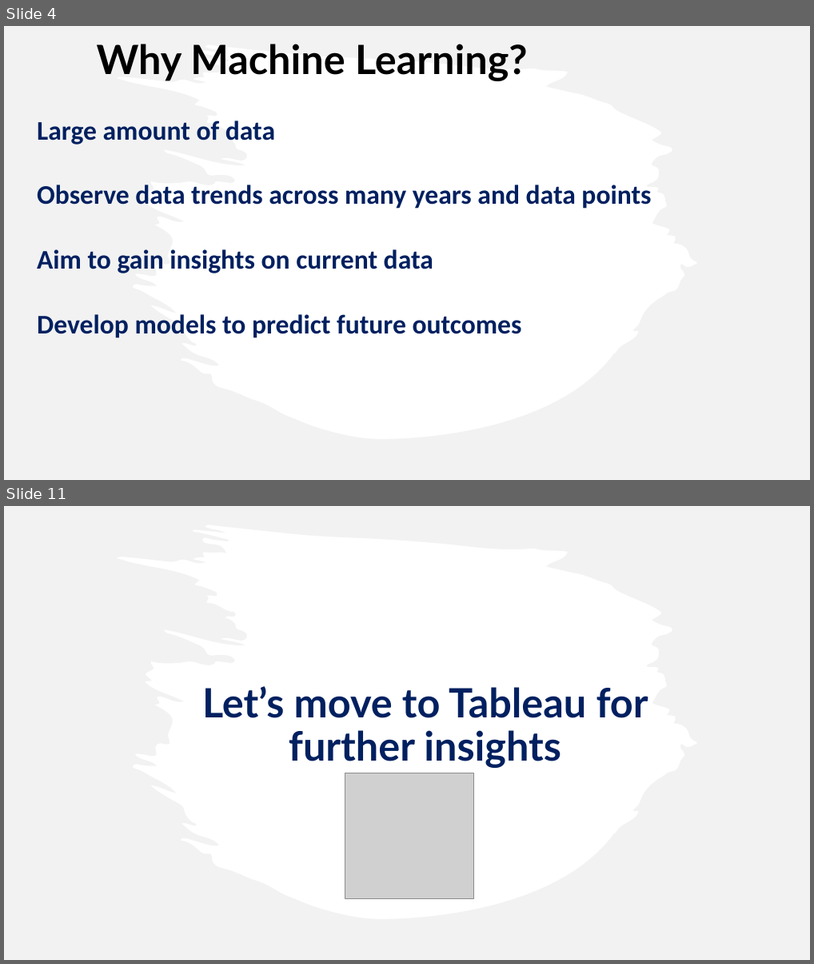
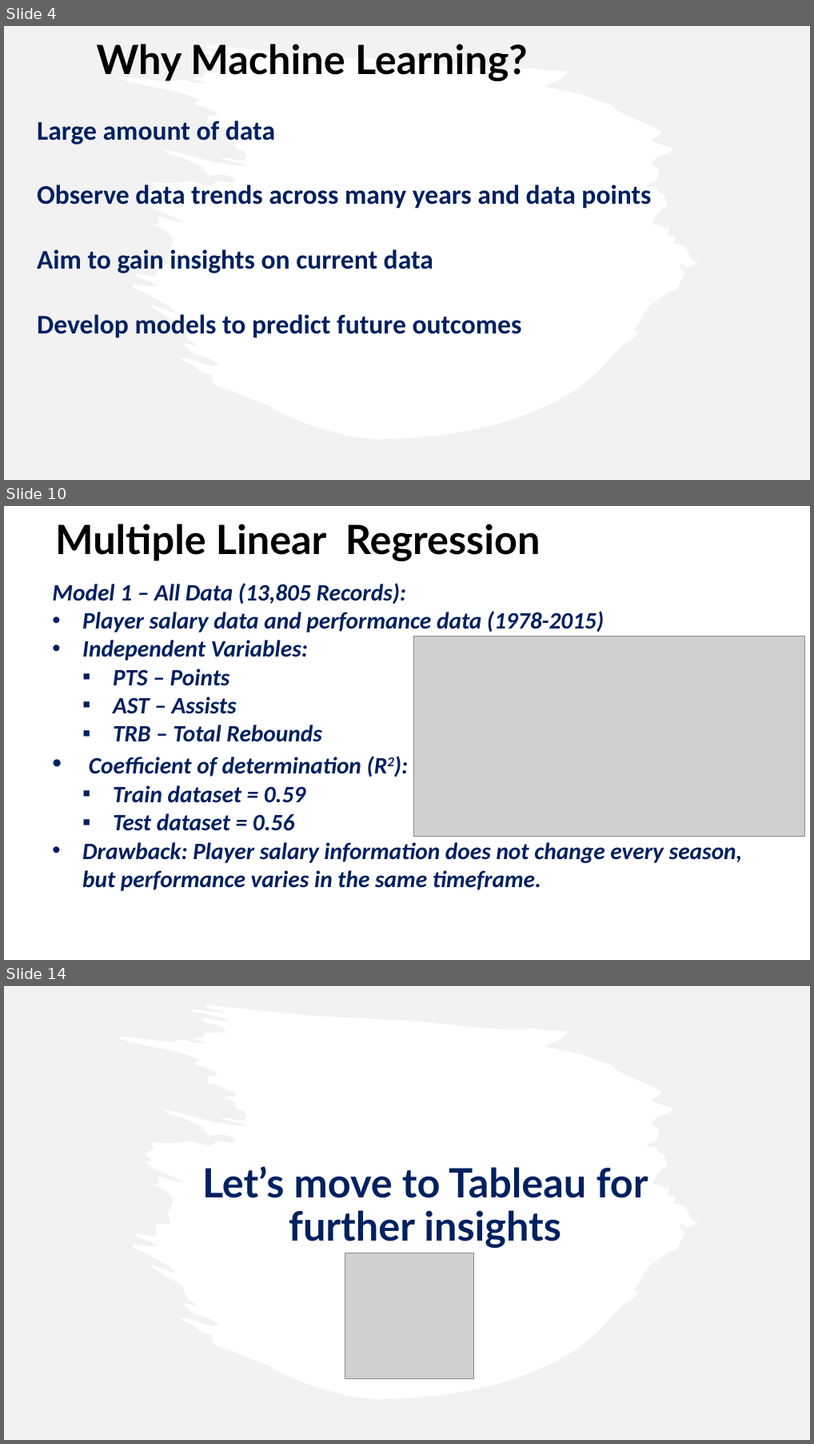
Before and after one commit to caitbeatty/nba_machine_learning, a slide deck: NBAPresentation.pptx. Shown one above the other, each under a label of ours: slides 4 and 11 before the commit, slides 4, 10 and 14 after it; the slides between them are not shown. The pictures are 814x964 and 814x1444 pixels, drawn with LibreOffice and Linux fonts; fonts in the diff are those of the drawing; grey boxes stand for pictures. Boxes give left, top, right and bottom in pixels: in the first picture for what was removed or moved away, otherwise in the second. Text is boxed around its words. In the diff, an @@ line names an element or a change of style, - is before the commit and + after.

Commit message:
Power Point slides added

```diff
--- a/NBAPresentation.pptx
+++ b/NBAPresentation.pptx
@@ slide 10 added at box(4, 506, 810, 960), background #FFFFFF @@
@@ text added at box(55, 524, 541, 560), 48 pt, text #000000, bold @@
+Multiple Linear Regression
@@ text added at box(52, 583, 743, 891), 28 pt, text #002060, bold, italic @@
+Model 1 – All Data (13,805 Records):
+• Player salary data and performance data (1978-2015)
+• Independent Variables:
+  ▪ PTS – Points
+  ▪ AST – Assists
+  ▪ TRB – Total Rebounds
+• Coefficient of determination (R2):
+  ▪ Train dataset = 0.59
+  ▪ Test dataset = 0.56
+• Drawback: Player salary information does not change every season, but performance varies in the same timeframe.
@@ picture added at box(414, 636, 805, 836) @@
@@ what was slide 11 is now slide 14 @@
```
Also in this commit, not shown: 3 slides changed, 5 other slides added, 3 slides removed, 2 other files.
